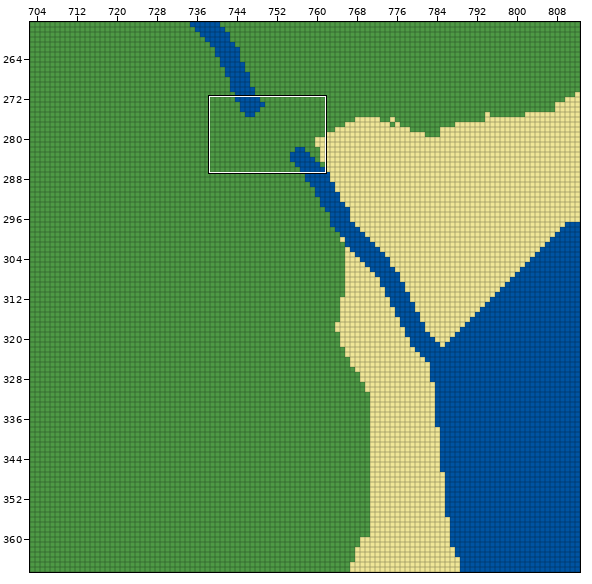
Tiled map, stored at forge-gui/res/adventure/MiddleEarth/world/middleearth.tmx. Above: a wide view before the commit, with the close-up outlined.
Close-up. Old version:
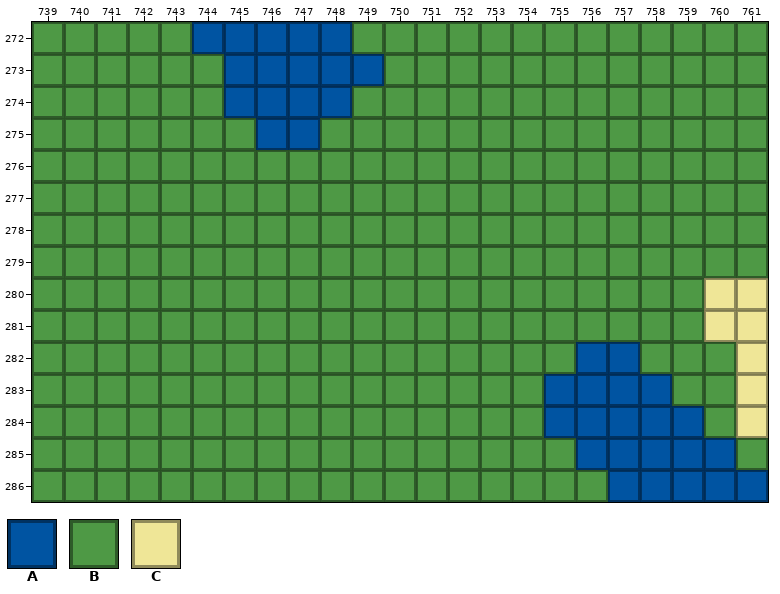
Cells are 16x16 px. Shown: x 739..761, y 272..286.
Key: from "biomes": A 0, B 3, C 6.
_ is an empty cell.
Layer "Biomes" before, first column x 739:
272 BBBBBAAAAABBBBBBBBBBBBB
273 BBBBBBAAAAABBBBBBBBBBBB
274 BBBBBBAAAABBBBBBBBBBBBB
275 BBBBBBBAABBBBBBBBBBBBBB
276 BBBBBBBBBBBBBBBBBBBBBBB
277 BBBBBBBBBBBBBBBBBBBBBBB
278 BBBBBBBBBBBBBBBBBBBBBBB
279 BBBBBBBBBBBBBBBBBBBBBBB
280 BBBBBBBBBBBBBBBBBBBBBCC
281 BBBBBBBBBBBBBBBBBBBBBCC
282 BBBBBBBBBBBBBBBBBAABBBC
283 BBBBBBBBBBBBBBBBAAAABBC
284 BBBBBBBBBBBBBBBBAAAAABC
285 BBBBBBBBBBBBBBBBBAAAAAB
286 BBBBBBBBBBBBBBBBBBAAAAA
The same view after the edit:
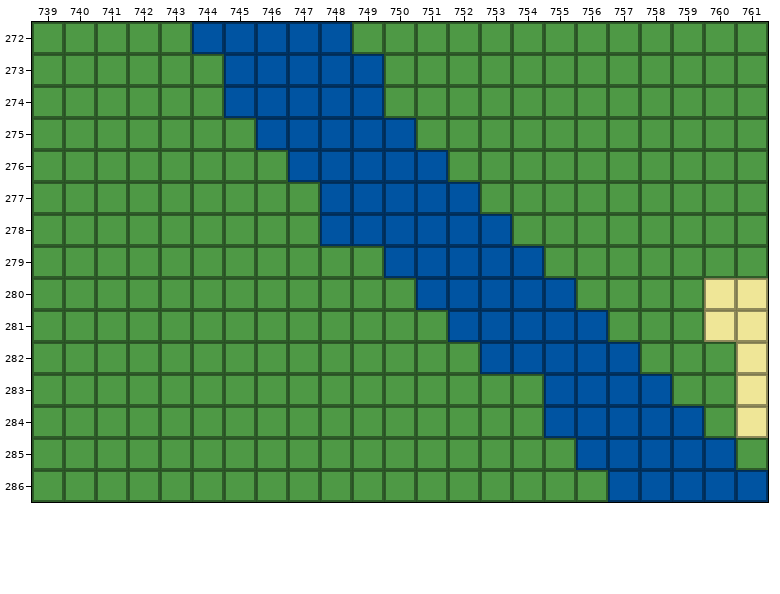
Difference:
Layer "Biomes":
y 274: x 749 B -> A
y 275: x 748..750 BBB -> AAA
y 276: x 747..751 BBBBB -> AAAAA
y 277: x 748..752 BBBBB -> AAAAA
y 278: x 748..753 BBBBBB -> AAAAAA
y 279: x 750..754 BBBBB -> AAAAA
y 280: x 751..755 BBBBB -> AAAAA
y 281: x 752..756 BBBBB -> AAAAA
y 282: x 753..755 BBB -> AAA
